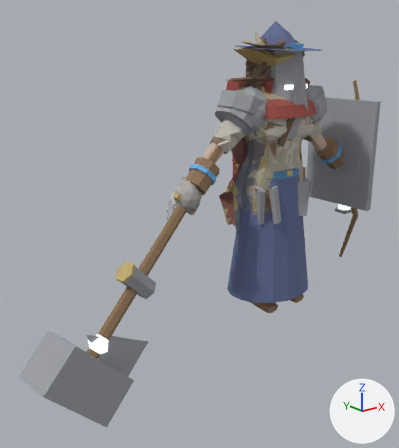
What one commit did to the glTF model art/creator/humanoid_heavy/export/humanoid_heavy_feminine.glb.
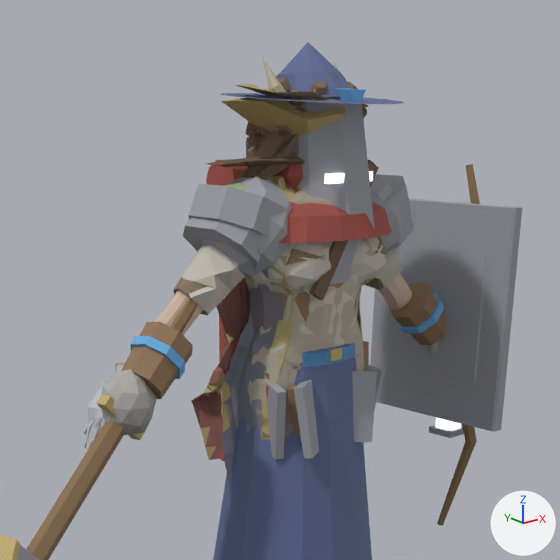
Old and new are each drawn whole from a 50 mm camera at (-2.98, -2.85, 1.9) aimed at (-0.68, 0.02, 0.75) and again close up on the part from 31% to 100% of the width and 0% to 61% of the height. Every picture has the same lights, and +X, +Y and +Z are marked at lower right. The last two pictures show the newer version.

Script lines for the objects in view, before the commit:
```python
me_part_hair_coils = bpy.data.meshes.new('part.hair.coils')
me_part_hair_coils.from_pydata(...)  # 811 vertices, 1284 faces; spans x -0.199..0.199, y -0.134..0.24, z 1.614..2.023
me_part_hair_coils.materials.append(mat_cloth)
me_part_head_crown = bpy.data.meshes.new('part.head.crown')
me_part_head_crown.from_pydata(...)  # 80 vertices, 120 faces; spans x -0.275..0.195, y -0.161..0.209, z 1.829..1.971
# faces by material slot: [108, 12]
me_part_head_crown.materials.append(mat_metal)
me_part_head_crown.materials.append(mat_emissive)
me_part_offhand_shield = bpy.data.meshes.new('part.offhand.shield')
me_part_offhand_shield.from_pydata(...)  # 24 vertices, 40 faces; spans x 0.734..0.797, y -0.253..0.211, z 0.855..1.355
# faces by material slot: [28, 12]
me_part_offhand_shield.materials.append(mat_metal)
me_part_offhand_shield.materials.append(mat_accent)
ob_part_hair_coils = bpy.data.objects.new('part.hair.coils', me_part_hair_coils)
ob_part_hair_coils.location = (0.0, 0.0, 0.0)
ob_part_head_crown = bpy.data.objects.new('part.head.crown', me_part_head_crown)
ob_part_head_crown.location = (0.0, 0.0, 0.0)
ob_part_offhand_shield = bpy.data.objects.new('part.offhand.shield', me_part_offhand_shield)
ob_part_offhand_shield.location = (0.0, 0.0, 0.0)
# also in view: 'part.head.great_helm' at (0.03, -0.03, 1.72); 'part.shoulders.slabs' at (0.0, 0.01, 1.5); 'part.shoulders.mantle' at (0.0, 0.0, 1.55); 'part.arms.bracers' at (0.0, 0.0, 1.1); 'part.hair.long' at (-0.02, 0.03, 1.62)
```
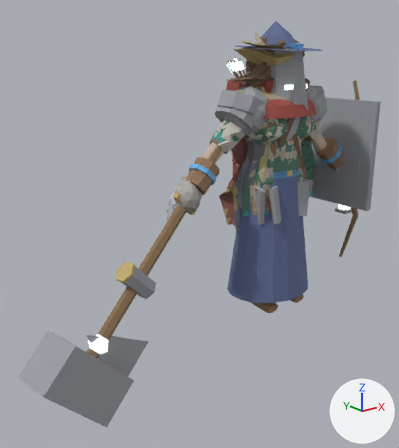
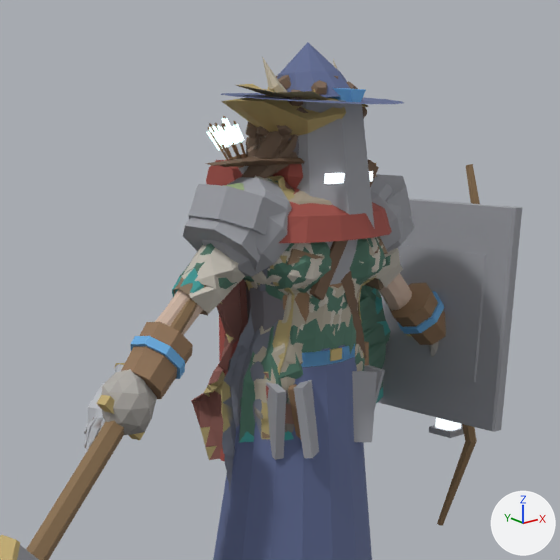
Where the change shows, as pixel boxes [x1, y1, x2, y2] in the close-ups (560 x 560 px):
'part.torso.ranger_tunic', added
    after: [172, 179, 391, 443]
'part.shoulders.ranger_cloak', added (green)
    after: [360, 163, 391, 403]
'part.back.ranger_quiver', added
    after: [206, 116, 367, 359]
    faces in mat_cloth: [208, 116, 367, 359]
    faces in mat_emissive: [206, 118, 245, 151]

The change in detail:
Mesh me_part_torso_ranger_tunic is new.
It has 980 vertices, 1922 faces and spans x -0.546..0.547, y -0.206..0.202, z 0.742..1.667.
It uses material mat_cloth.
Mesh me_part_shoulders_ranger_cloak is new.
It has 664 vertices, 1369 faces and spans x -0.141..0.827, y -0.116..0.276, z 0.644..1.7.
It uses material mat_cloth.
Mesh me_part_back_ranger_quiver is new.
It has 402 vertices, 545 faces and spans x -0.288..0.286, y -0.178..0.263, z 0.892..1.864.
Faces by material slot: [309, 180, 56].
It uses material mat_cloth.
It uses material mat_metal.
It uses material mat_emissive.
Object 'part.torso.ranger_tunic' (ob_part_torso_ranger_tunic) is new; it shows me_part_torso_ranger_tunic.
Its location is (0.0, 0.0, 0.0).
Object 'part.shoulders.ranger_cloak' (ob_part_shoulders_ranger_cloak) is new; it shows me_part_shoulders_ranger_cloak.
Its location is (0.0, 0.0, 0.0).
Object 'part.back.ranger_quiver' (ob_part_back_ranger_quiver) is new; it shows me_part_back_ranger_quiver.
Its location is (0.0, 0.0, 0.0).
